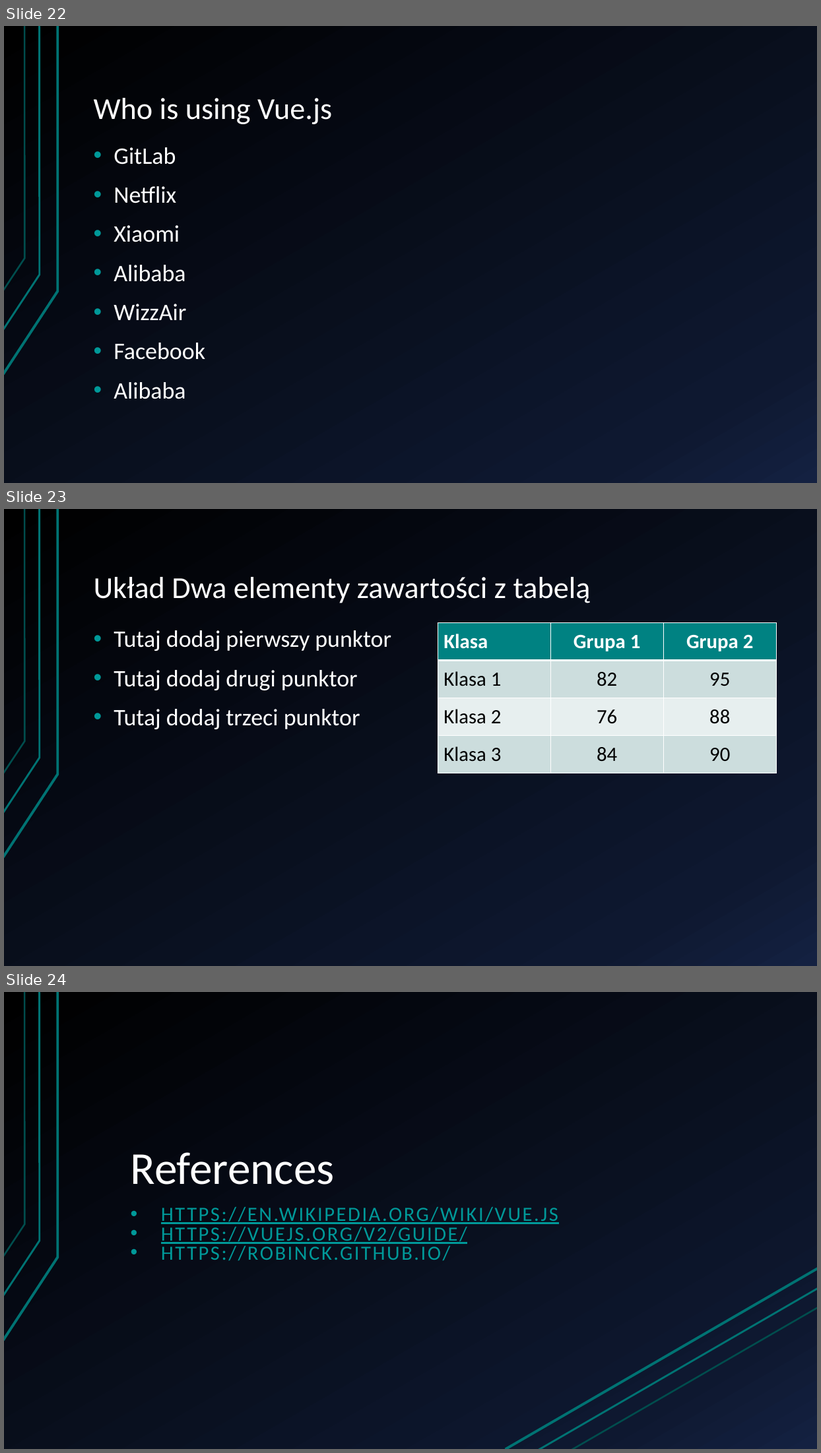
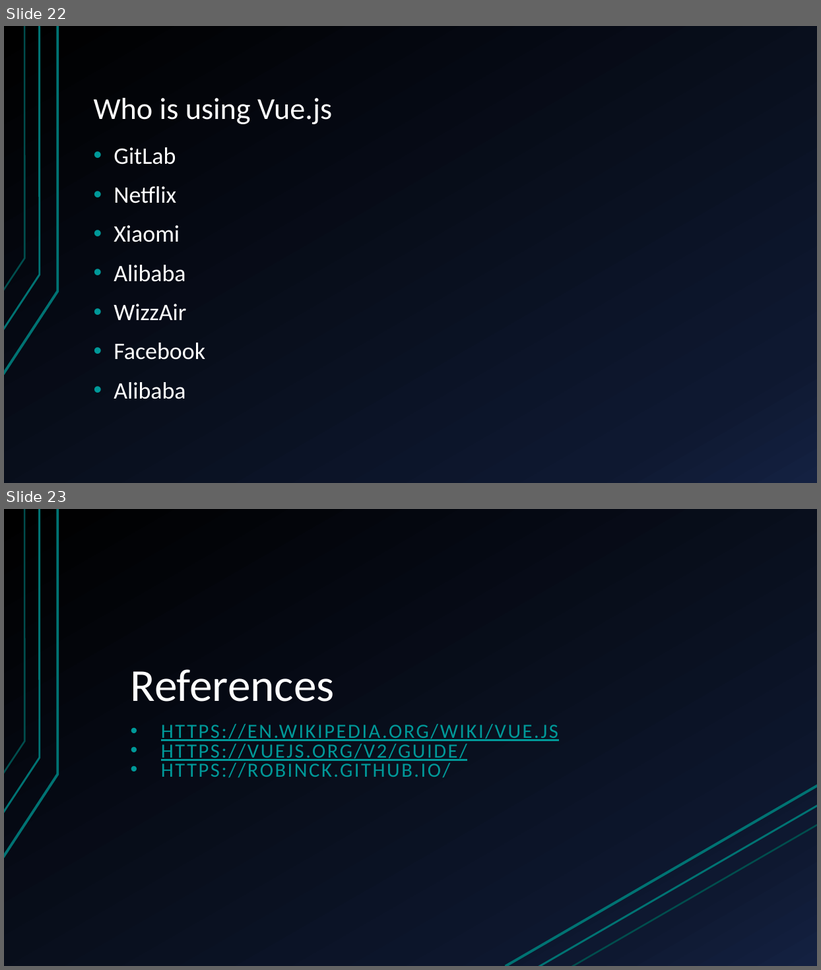
Before and after one commit to piotrdominiak/AGH, a slide deck: Vue.js.pptx. Shown one above the other, each under a label of ours: slides 22, 23 and 24 before the commit, slides 22 and 23 after it. The pictures are 821x1453 and 821x970 pixels, drawn with LibreOffice and Linux fonts; fonts in the diff are those of the drawing. Boxes give left, top, right and bottom in pixels: in the first picture for what was removed or moved away, otherwise in the second. Text is boxed around its words. In the diff, an @@ line names an element or a change of style, - is before the commit and + after.

```diff
--- a/Vue.js.pptx
+++ b/Vue.js.pptx
@@ slide 23 removed at (x1=4, y1=509, x2=817, y2=966), background gradient #000000 to #0F1931 to #142242; not listed: 3 template elements that a slide beside it also shows @@
@@ title removed at (x1=94, y1=577, x2=591, y2=603) @@
-Układ Dwa elementy zawartości z tabelą
@@ table removed at (x1=438, y1=623, x2=776, y2=774), 4 rows, 3 columns @@
-Klasa | Grupa 1 | Grupa 2
-Klasa 1 | 82 | 95
-Klasa 2 | 76 | 88
-Klasa 3 | 84 | 90
@@ text removed at (x1=114, y1=630, x2=391, y2=729) @@
-• Tutaj dodaj pierwszy punktor
-• Tutaj dodaj drugi punktor
-• Tutaj dodaj trzeci punktor
@@ what was slide 24 is now slide 23 @@
```
Also in this commit, not shown: 3 slides changed.
